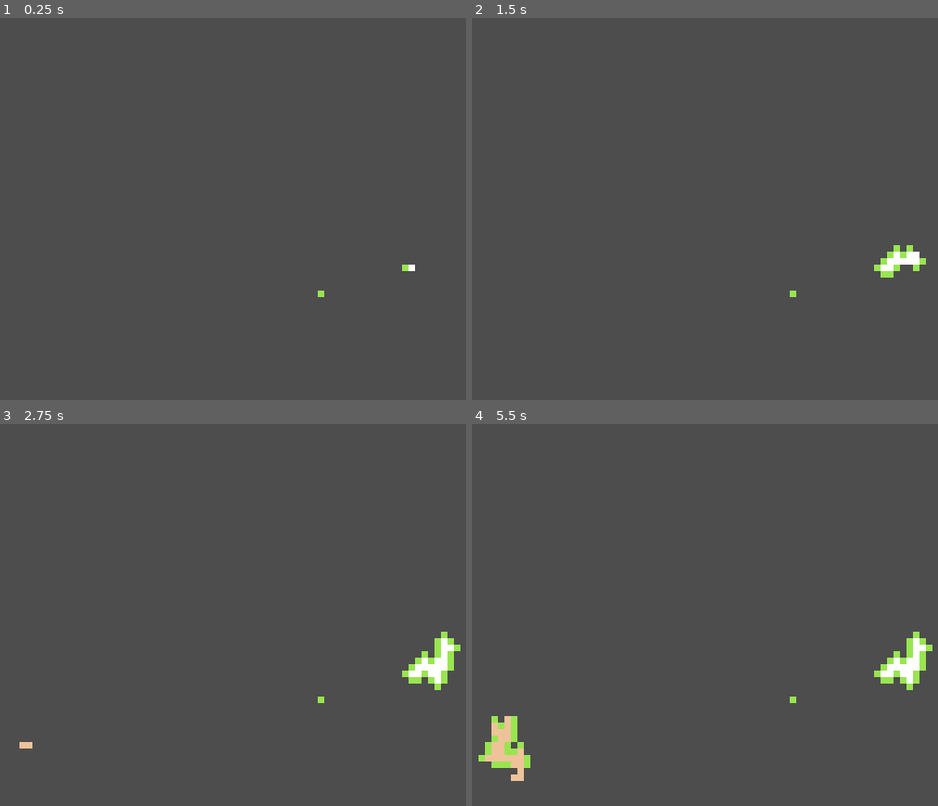
Above: before the commit, frames 1-4 (two rows, left to right).
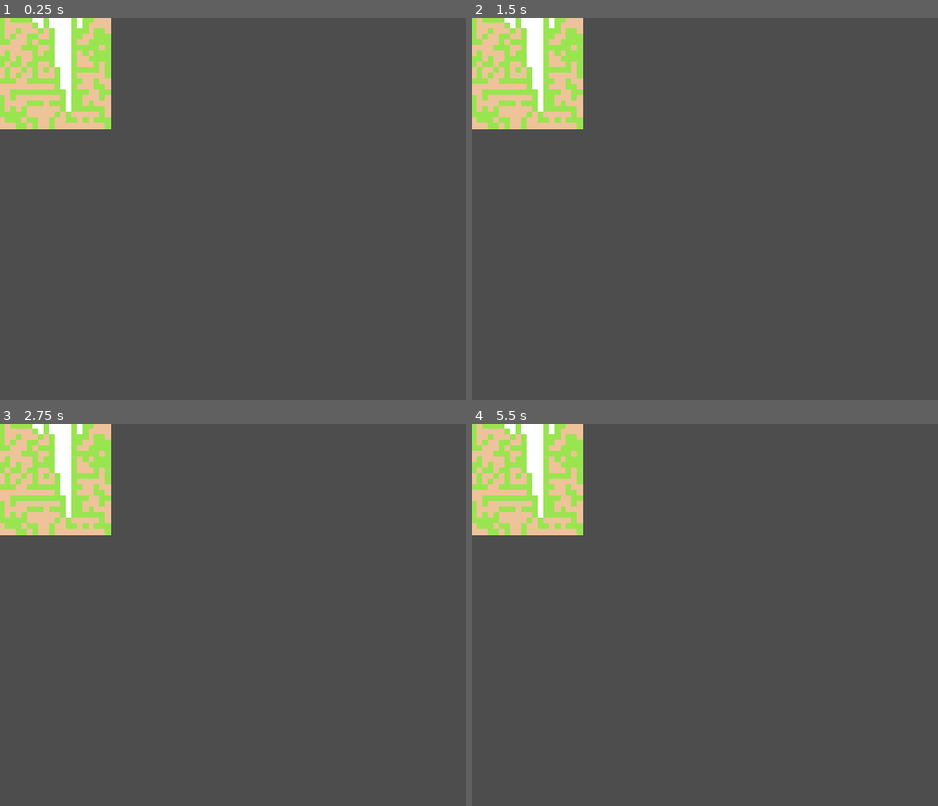
Above: after the commit, the same moments.

Repository: wirelesschipmunk/Wave-Function-Collapse
Game: Godot game, scene res://scenes/wfc.tscn
Same seed, same stepped clock (60 frames per second), same inputs: the game is played once before the commit and once after it.
Inputs:
- Up to frame 1 (0.25 s): no input
- Up to frame 2 (1.5 s): tap Enter at 0.5 s; hold Right (ui_right) 0.53-1.28 s; hold Left (ui_left) from 1.28 s (still down)
- Up to frame 3 (2.75 s): tap Space at 2 s; release Left (ui_left) at 2.03 s; hold Right (ui_right) from 2.03 s (still down)
- Up to frame 4 (5.5 s): tap Enter at 3.5, 5 s; release Right (ui_right) at 3.53 s; hold Left (ui_left) from 3.53 s (still down); tap Space at 4.25 s

The runs differ from the first frame. In frame 1, 7.0% of the frame differs, in the area x 0-90%, y 0-74%; in frame 2, 7.5%; in frame 3, 7.9%; in frame 4, 8.9%, in the area x 0-99%, y 0-94%.

Commit message:
Added directions

Diff:
--- a/scenes/wfc.tscn
+++ b/scenes/wfc.tscn
@@ -1,7 +1,9 @@
-[gd_scene load_steps=5 format=3 uid="uid://2vntgp1c4p48"]
+[gd_scene load_steps=8 format=3 uid="uid://2vntgp1c4p48"]
 
 [ext_resource type="Script" path="res://scripts/main.gd" id="1_ihsil"]
 [ext_resource type="Texture2D" uid="uid://b6vx7khvmclq4" path="res://tiles.png" id="2_phf3f"]
+[ext_resource type="Texture2D" uid="uid://i2cus7txitx" path="res://tilemap.png" id="3_mr1dr"]
+[ext_resource type="Script" path="res://scripts/tilemap.gd" id="4_dgogh"]
 
 [sub_resource type="TileSetAtlasSource" id="TileSetAtlasSource_edww0"]
 texture = ExtResource("2_phf3f")
@@ -10,9 +12,68 @@
 1:0/0 = 0
 2:0/0 = 0
 
+[sub_resource type="TileSetAtlasSource" id="TileSetAtlasSource_3sc7l"]
+texture = ExtResource("3_mr1dr")
+texture_region_size = Vector2i(6, 6)
+0:0/0 = 0
+1:0/0 = 0
+2:0/0 = 0
+3:0/0 = 0
+4:0/0 = 0
+5:0/0 = 0
+6:0/0 = 0
+0:1/0 = 0
+1:1/0 = 0
+2:1/0 = 0
+3:1/0 = 0
+4:1/0 = 0
+5:1/0 = 0
+6:1/0 = 0
+0:2/0 = 0
+1:2/0 = 0
+2:2/0 = 0
+3:2/0 = 0
+4:2/0 = 0
+5:2/0 = 0
+6:2/0 = 0
+0:3/0 = 0
+1:3/0 = 0
+2:3/0 = 0
+3:3/0 = 0
+4:3/0 = 0
+5:3/0 = 0
+6:3/0 = 0
+0:4/0 = 0
+1:4/0 = 0
+2:4/0 = 0
+3:4/0 = 0
+4:4/0 = 0
+5:4/0 = 0
+6:4/0 = 0
+0:5/0 = 0
+1:5/0 = 0
+2:5/0 = 0
+3:5/0 = 0
+4:5/0 = 0
+5:5/0 = 0
+6:5/0 = 0
+7:5/0 = 0
+8:5/0 = 0
+8:4/0 = 0
+7:4/0 = 0
+7:3/0 = 0
+7:2/0 = 0
+8:2/0 = 0
+8:3/0 = 0
+8:1/0 = 0
+7:1/0 = 0
+7:0/0 = 0
+8:0/0 = 0
+
 [sub_resource type="TileSet" id="TileSet_rb8vi"]
-tile_size = Vector2i(7, 7)
+tile_size = Vector2i(6, 6)
 sources/0 = SubResource("TileSetAtlasSource_edww0")
+sources/1 = SubResource("TileSetAtlasSource_3sc7l")
 
 [node name="wfc" type="Node2D"]
 script = ExtResource("1_ihsil")
@@ -20,6 +81,7 @@
 [node name="TileMap" type="TileMap" parent="."]
 tile_set = SubResource("TileSet_rb8vi")
 format = 2
+script = ExtResource("4_dgogh")
 
 [node name="Camera2D" type="Camera2D" parent="."]
 position = Vector2(324, 324)
--- a/scripts/cell.gd
+++ b/scripts/cell.gd
@@ -19,9 +19,10 @@
 		var cell_states = []
 		for s1 in states: # loops over this cell's states
 			var is_compatible = false
-			for s2 in n.states: # loops over a neighbors states
-				if is_compat(s1, s2, m):
+			for s2 in n["cell"].states: # loops over a neighbors states
+				if is_compat(s1, s2, n["dir"], m):
 					is_compatible = true
+					break
 
 			if is_compatible:
 				cell_states.append(s1)
@@ -32,9 +33,8 @@
 
 	return is_dirty
 
-
-func is_compat(s1, s2, m) -> bool:
-	return m[s1 - 1][s2 - 1]
+func is_compat(s1, s2, d, m) -> bool:
+	return m[s1 - 1][s2 - 1][d]
 
 func observe() -> void:
 	states = [states.pick_random()]
--- a/scripts/compat.gd
+++ b/scripts/compat.gd
@@ -1,4 +1,11 @@
 class_name Compat
+
+var directions = [
+	"left",
+	"right",
+	"up",
+	"down"
+]
 
 func build_compat_matrix(states: Array, compat: Dictionary) -> Array:
 	var m = []
@@ -7,14 +14,20 @@
 		var row = []
 		# loops over all possible s2 states
 		for s2 in states:
-			if compat[s1].has(s2) || compat[s2].has(s1):
-				row.append(true)
-			elif s1 == s2: # if the states are the same they are compatible
-				row.append(true)
-			else:
-				row.append(false)
+			var dc = {}
+			for d in directions:
+				if compat[s1].has(s2) || compat[s2].has(s1):
+					dc[d] = true
+				elif s1 == s2: # if the states are the same they are compatible
+					dc[d] = true
+				else:
+					dc[d] = false
+			row.append(dc)
 		# print(row)
 		m.append(row)
+
+	m[0][1]["up"] = false
+	m[1][0]["down"] = false
 
 	return m
 
--- a/scripts/main.gd
+++ b/scripts/main.gd
@@ -1,32 +1,34 @@
 extends Node2D
+
+const DIM = 20
+
+@onready var tilemap: TileMap = $TileMap
 
 var compat: Dictionary = {
 	1: [2],
-	2: [3],
+	2: [3, 1],
 	3: [2],
-}
-
-var state_atlas_corrds: Dictionary = {
-	1: Vector2(0, 0),
-	2: Vector2(1, 0),
-	3: Vector2(2, 0),
 }
 
 var states = compat.keys()
 
 var com: Compat = Compat.new()
 var m = com.build_compat_matrix(states, compat)
-@onready var tilemap: TileMap = $TileMap
 
-var w: Wave = Wave.new(95, 95, states, m, tilemap)
+var w: Wave = Wave.new(DIM, DIM, states, m, tilemap)
 
 func _ready() -> void:
+	#var tileset = load("res://tilemap.png").get_image()
+	#var tile_coords = Vector2(1, 1)
+
+	var i = 0
 	while !(w.is_contradictory() || w.is_collapsed()):
 		w.iterate()
-		await get_tree().create_timer(0.06).timeout
-		make_tilemap()
-		# print("\n")
-		# print_wave()
+		i += 1
+		print(cells_collapsed())
+	tilemap.make_tilemap(w)
+		 #print("\n")
+		 #print_wave()
 
 func print_wave() -> void:
 	for row in w.grid:
@@ -35,14 +37,10 @@
 			r.append(c.states)
 		print(r)
 
-func make_tilemap():
-	for cy: Array in w.grid:
-		for cx: Cell in cy:
-			var x_i = cy.find(cx)
-			var y_i = w.grid.find(cy)
-
-			if cx.states.size() == 1:
-				var atlas_coords = state_atlas_corrds[cx.states[0]]
-				tilemap.set_cell(0, Vector2(x_i, y_i), 0, atlas_coords)
-			# else:
-			# 	tilemap.set_cell(0, Vector2(x_i, y_i), 0, Vector2(0, 0))
+func cells_collapsed():
+	var count = 0
+	for row in w.grid:
+		for c: Cell in row:
+			if c.is_collapsed():
+				count += 1
+	return count
--- /dev/null
+++ b/scripts/tilemap.gd
@@ -0,0 +1,22 @@
+extends TileMap
+
+var tile_layer = 0
+var tile_set_id = 0
+
+var state_atlas_corrds: Dictionary = {
+	1: Vector2(0, 0),
+	2: Vector2(1, 0),
+	3: Vector2(2, 0),
+}
+
+func make_tilemap(w: Wave) -> void:
+	for cy: Array in w.grid:
+		for cx: Cell in cy:
+			var x_i = cy.find(cx)
+			var y_i = w.grid.find(cy)
+
+			if cx.states.size() == 1:
+				var atlas_coords = state_atlas_corrds[cx.states[0]]
+				set_cell(tile_layer, Vector2(x_i, y_i), tile_set_id, atlas_coords)
+			# else:
+			# 	tilemap.set_cell(0, Vector2(x_i, y_i), 0, Vector2(0, 0))
--- a/scripts/wave.gd
+++ b/scripts/wave.gd
@@ -36,7 +36,7 @@
 		var c: Cell = queue[0]
 		queue.remove_at(0)
 
-		var is_dirty = c.update(get_neighbors(c), matrix)
+		var is_dirty = c.update(get_neighbors_with_directions(c), matrix)
 		if (is_dirty):
 			for n in get_neighbors(c):
 				queue.append(n)
@@ -52,6 +52,20 @@
 		ns.append(grid[c.y - 1][c.x])
 	if c.y < h - 1:
 		ns.append(grid[c.y + 1][c.x])
+
+	return ns
+
+func get_neighbors_with_directions(c: Cell) -> Array:
+	var ns = []
+
+	if c.x > 0:
+		ns.append({"cell": grid[c.y][c.x - 1], "dir": "left"})
+	if c.x < w - 1:
+		ns.append({"cell": grid[c.y][c.x + 1], "dir": "right"})
+	if c.y > 0:
+		ns.append({"cell": grid[c.y - 1][c.x], "dir": "up"})
+	if c.y < h - 1:
+		ns.append({"cell": grid[c.y + 1][c.x], "dir": "down"})
 
 	return ns
 
Binary file added: tilemap.png
Not shown, added: tilemap.png.import
